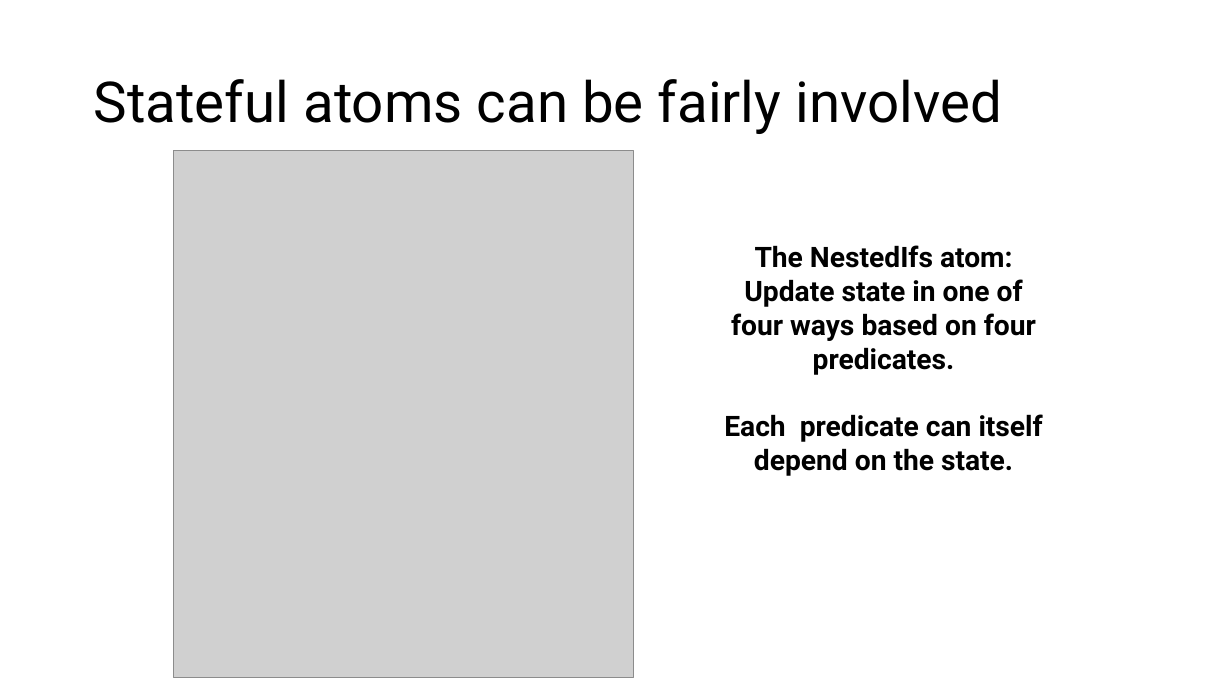
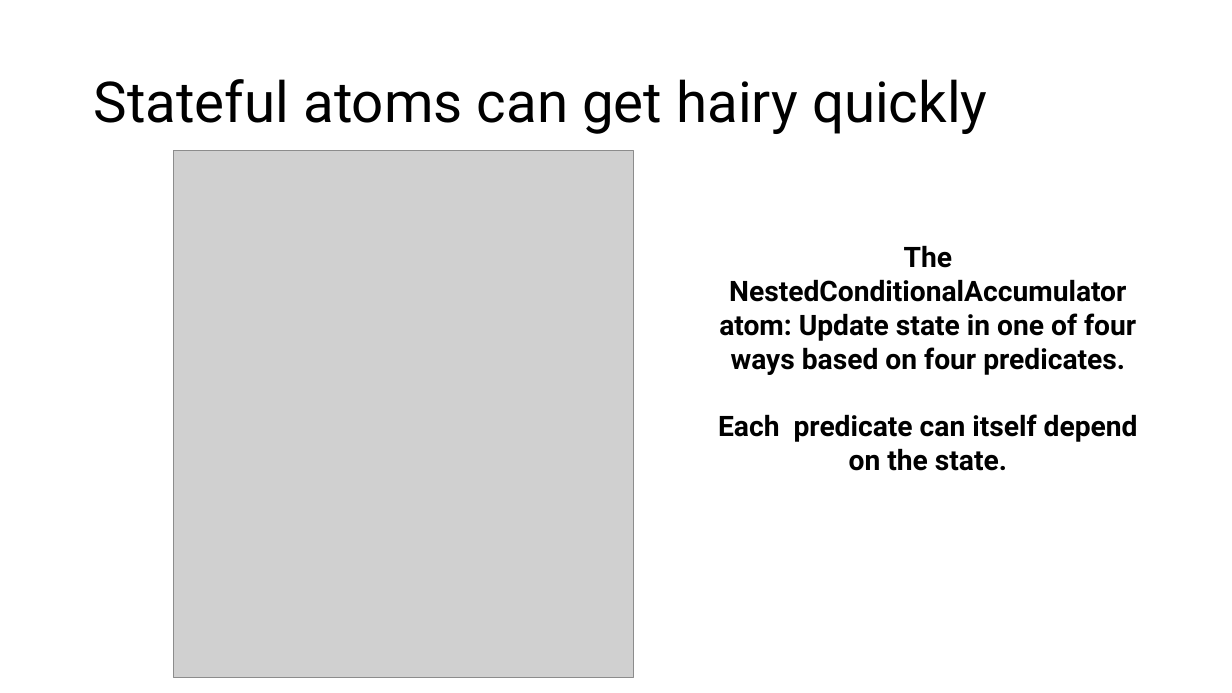
Before and after one commit to anirudhSK/pifo-domino-marple-ppts, a slide deck: slide 16 of uw_talk.pptx (slide 15 before the commit). Drawn at 1232x693 pixels with LibreOffice and Linux fonts; fonts in the diff are those of the drawing; grey boxes stand for pictures. Boxes give left, top, right and bottom in pixels: in the first picture for what was removed or moved away, otherwise in the second. Text is boxed around its words. In the diff, an @@ line names an element or a change of style, - is before the commit and + after.

Commit message:
Add slides on atom extraction. This should be good for now

```diff
--- a/uw_talk.pptx
+++ b/uw_talk.pptx
@@ title at bbox=[94, 79, 987, 134]: text changed @@
-Stateful atoms can be fairly involved
+Stateful atoms can get hairy quickly
@@ text at bbox=[719, 245, 1136, 375]: text changed @@
-The NestedIfs atom: Update state in one of four ways based on four predicates.
+The NestedConditionalAccumulator atom: Update state in one of four ways based on four predicates.
```
Also in this commit, not shown: 2 other slides changed, 1 slide added.
